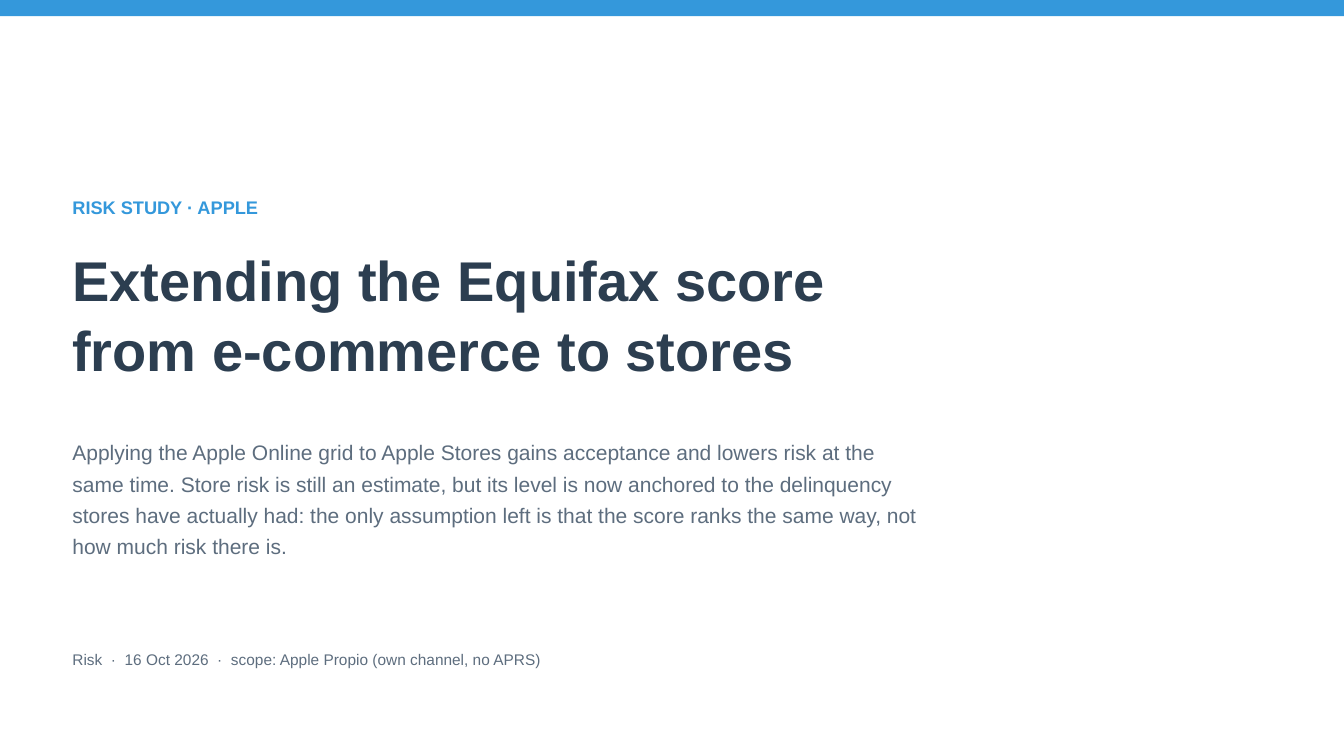
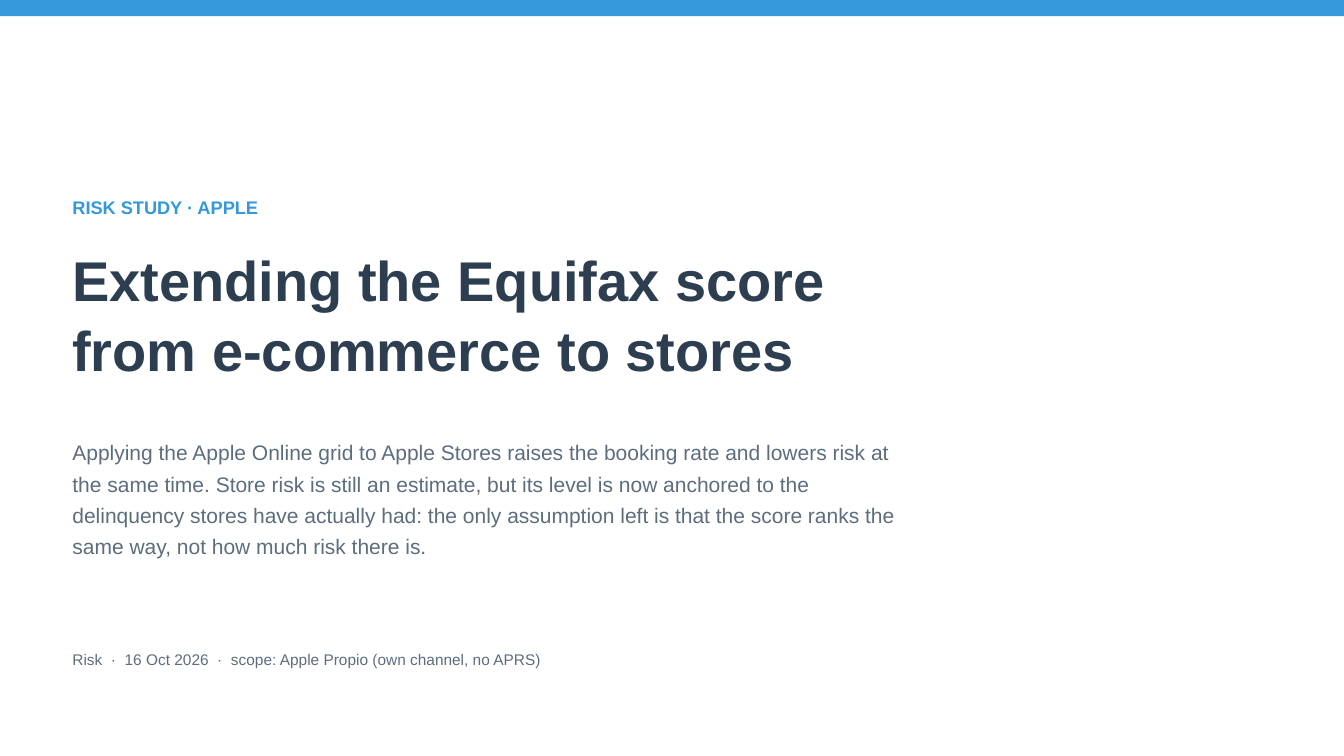
Before and after one commit to iocariz/scoring_tools, a slide deck: slide 1 of output/apple_deck/Apple_EFX_Study.pptx. Drawn at 1344x756 pixels with LibreOffice and Linux fonts; fonts in the diff are those of the drawing. Boxes give left, top, right and bottom in pixels: in the first picture for what was removed or moved away, otherwise in the second. Text is boxed around its words. In the diff, an @@ line names an element or a change of style, - is before the commit and + after.

```diff
--- a/output/apple_deck/Apple_EFX_Study.pptx
+++ b/output/apple_deck/Apple_EFX_Study.pptx
@@ text at <box>72,445,894,559</box>: text changed @@
-Applying the Apple Online grid to Apple Stores gains acceptance and lowers risk at the same time. Store risk is still an estimate, but its level is now anchored to the delinquency stores have actually had: the only assumption left is that the score ranks the same way, not how much risk there is.
+Applying the Apple Online grid to Apple Stores raises the booking rate and lowers risk at the same time. Store risk is still an estimate, but its level is now anchored to the delinquency stores have actually had: the only assumption left is that the score ranks the same way, not how much risk there is.
```
Also in this commit, not shown: 5 other slides changed, 1 slide added, 7 other files.
